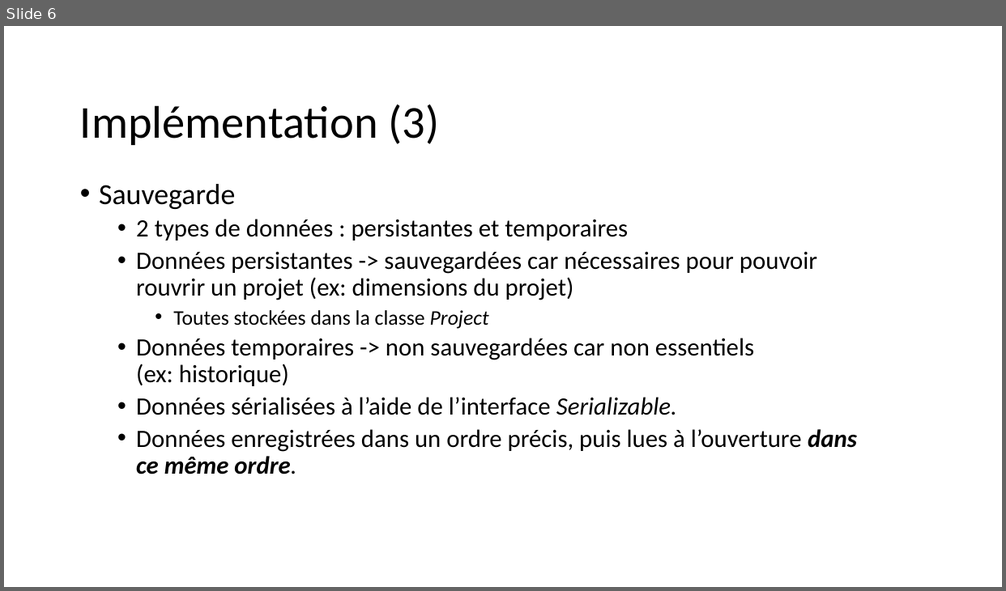
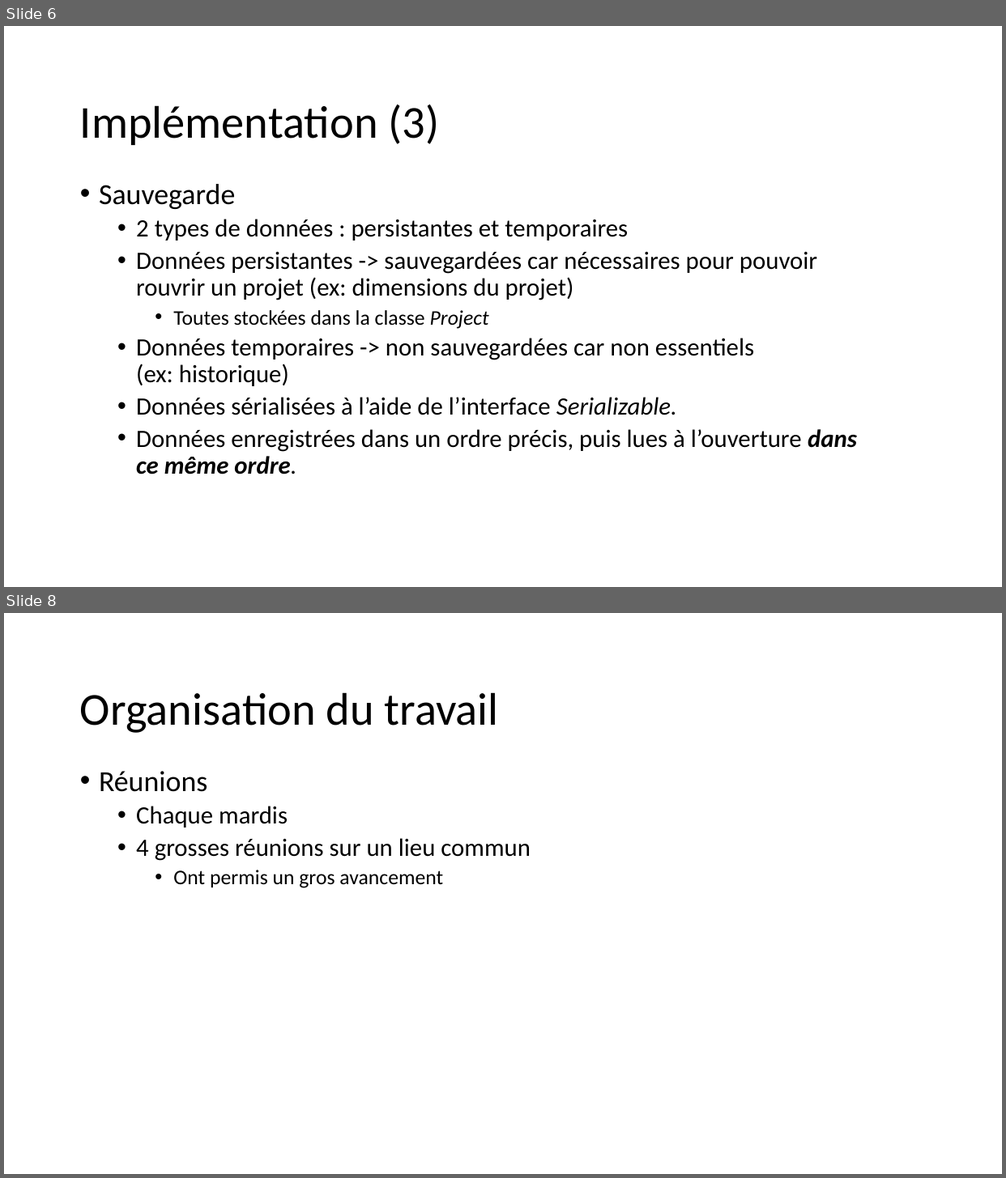
Before and after one commit to Nooka10/BlaajjPaint, a slide deck: Présentation/PresentationBlaajjPaint.pptx. Shown one above the other, each under a label of ours: slide 6 before the commit, slides 6 and 8 after it; the slides between them are not shown. The pictures are 1006x591 and 1006x1178 pixels, drawn with LibreOffice and Linux fonts; fonts in the diff are those of the drawing; background and template pictures are left out. Boxes give left, top, right and bottom in pixels: in the first picture for what was removed or moved away, otherwise in the second. Text is boxed around its words. In the diff, an @@ line names an element or a change of style, - is before the commit and + after.

```diff
--- a/Présentation/PresentationBlaajjPaint.pptx
+++ b/Présentation/PresentationBlaajjPaint.pptx
@@ slide 8 added at box(4, 613, 1002, 1174), background picture (left out) @@
@@ title added at box(80, 692, 499, 733), 44 pt, text #000000 @@
+Organisation du travail
@@ text added at box(99, 771, 530, 888), 24 pt, text #000000 @@
+• Réunions
+  • Chaque mardis
+  • 4 grosses réunions sur un lieu commun
+    • Ont permis un gros avancement
```
Also in this commit, not shown: 1 other slide added, 3 other files.
